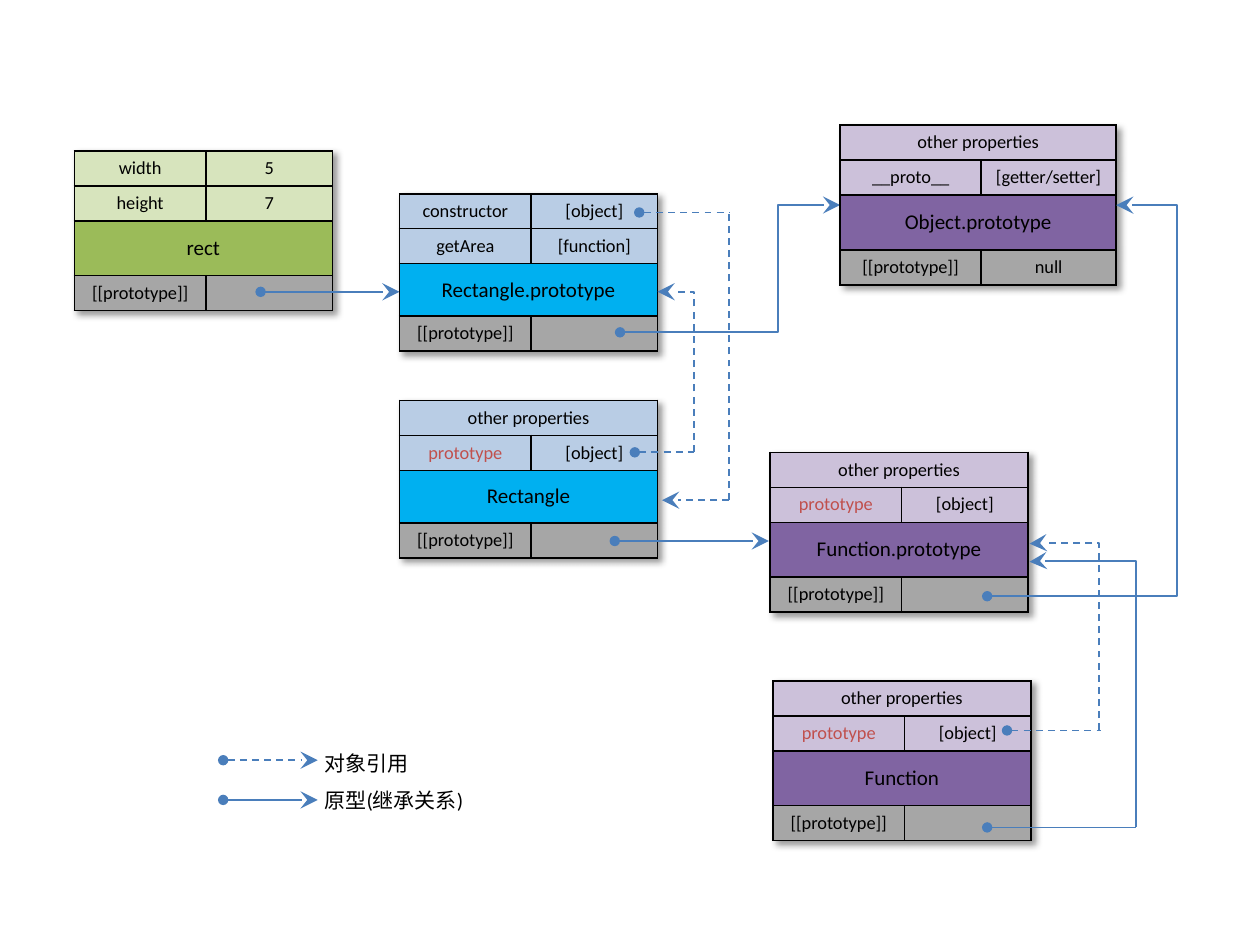
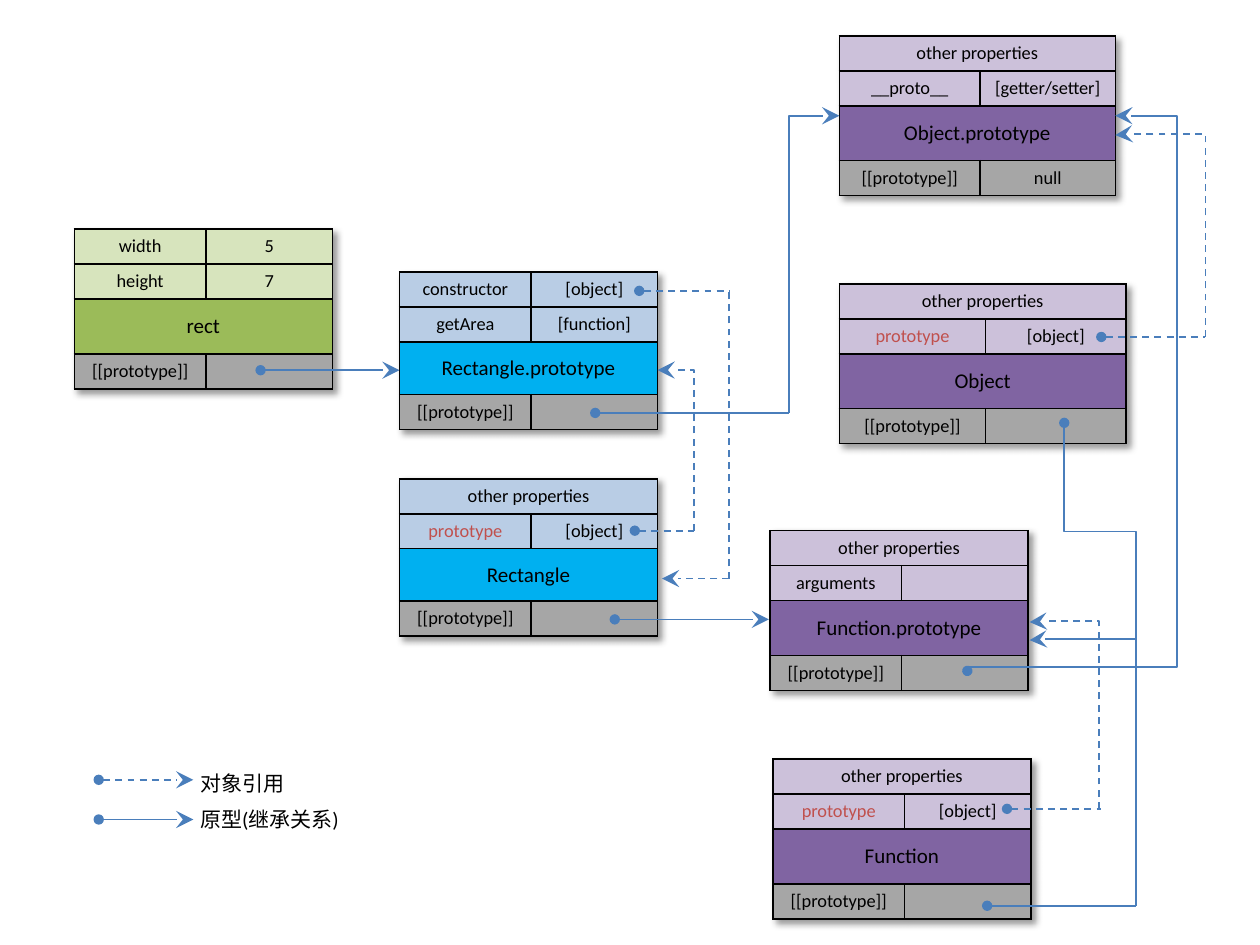
Before and after one commit to jirong-gao/oop-in-javascript, a slide deck: slide 4 of utilities/Utilities.pptx. Drawn at 1260x945 pixels with LibreOffice and Linux fonts; fonts in the diff are those of the drawing. Boxes give left, top, right and bottom in pixels: in the first picture for what was removed or moved away, otherwise in the second. Text is boxed around its words. In the diff, an @@ line names an element or a change of style, - is before the commit and + after.

```diff
--- a/utilities/Utilities.pptx
+++ b/utilities/Utilities.pptx
@@ table: place and size @@
-table at (840, 125, 1116, 285)
+table at (839, 37, 1115, 197)
@@ elbow double arrow moved from (620, 333) - (840, 205) to (789, 413) - (839, 116) @@
@@ elbow double arrow (789, 413) - (839, 116): elbow double arrow to elbow arrow @@
@@ elbow double arrow moved from (987, 596) - (1116, 205) to (968, 670) - (1115, 116) @@
@@ elbow arrow added from (1206, 336) to (1115, 135), #4B7EBC 1 pt dashed @@
@@ table added at (839, 284, 1125, 444), 4 rows, 2 columns @@
+other properties | 
+prototype | [object]
+Object | 
+[[prototype]] | 
@@ arrow added from (1206, 336) to (1101, 336), #4B7EBC 1 pt dashed @@
@@ arrow added from (789, 413) to (595, 413), #4B7EBC 1 pt @@
@@ elbow arrow added from (1137, 640) to (1065, 423), #4B7EBC 1 pt @@
@@ table at (770, 530, 1028, 690) @@
-row 2, column 1: prototype
+row 2, column 1: arguments
-row 2, column 2: [object]
+row 2, column 2: 
@@ 5 tables, 4 elbow arrows, 4 arrows, 2 double arrows, 1 line: place and size @@
-5 tables, 4 elbow arrows, 4 arrows, 2 double arrows, 1 line at (74, 151, 1137, 840)
+5 tables, 4 elbow arrows, 4 arrows, 2 double arrows, 1 line at (74, 229, 1137, 920)
@@ 2 texts, 2 double arrows: place and size @@
-2 texts, 2 double arrows at (223, 753, 464, 811)
+2 texts, 2 double arrows at (98, 773, 339, 830)
```
Also in this commit, not shown: 2 other files.
